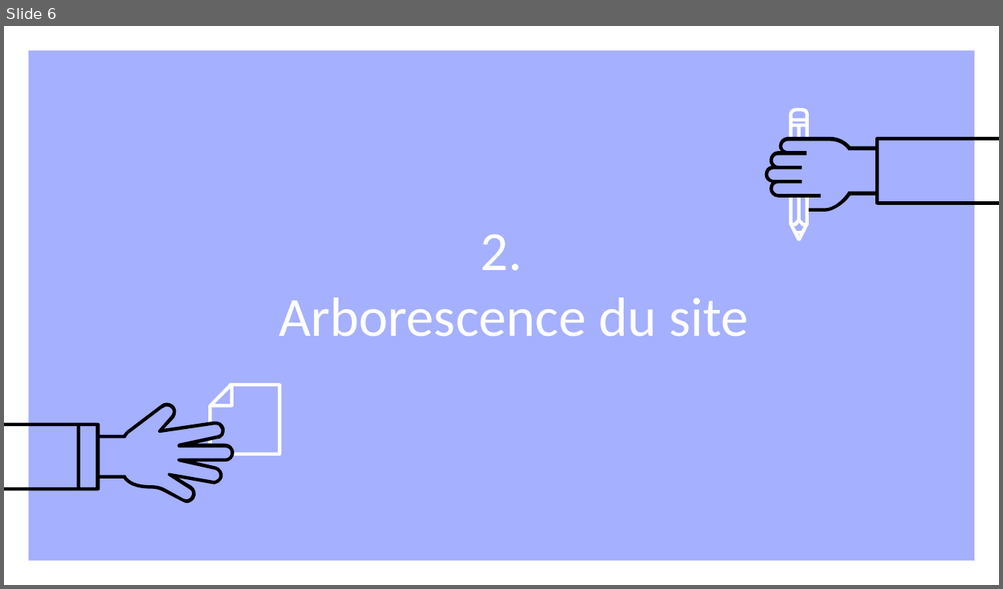
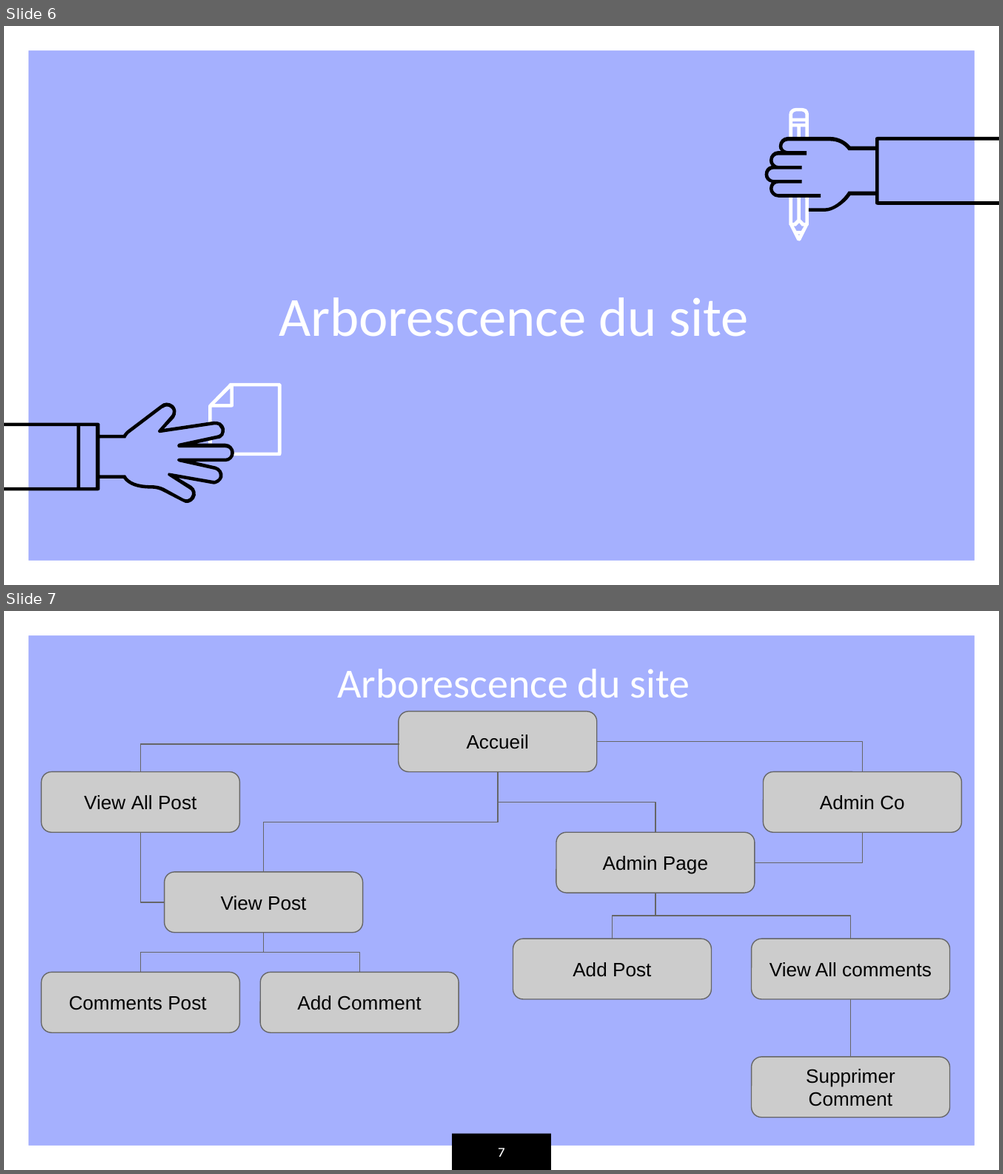
Before and after one commit to WCraW/OpenClassRoomP3, a slide deck: Slide Projet 3.pptx. Shown one above the other, each under a label of ours: slide 6 before the commit, slides 6 and 7 after it. The pictures are 1003x589 and 1003x1174 pixels, drawn with LibreOffice and Linux fonts; fonts in the diff are those of the drawing. Boxes give left, top, right and bottom in pixels: in the first picture for what was removed or moved away, otherwise in the second. Text is boxed around its words. In the diff, an @@ line names an element or a change of style, - is before the commit and + after.

```diff
--- a/Slide Projet 3.pptx
+++ b/Slide Projet 3.pptx
@@ slide 7 added at (x1=4, y1=611, x2=999, y2=1170), background #A5B0FE; not listed: 1 template element that a slide beside it also shows @@
@@ title added at (x1=337, y1=669, x2=690, y2=698), 30 pt, text #FFFFFF @@
+Arborescence du site
@@ rounded rectangle added at (x1=399, y1=712, x2=597, y2=772), fill #CCCCCC, outline #666666 0.75 pt, 14 pt, text #000000 @@
+Accueil
@@ elbow line added from (597, 741) to (862, 772), #666666 0.75 pt @@
@@ elbow line added from (400, 744) to (140, 772), #666666 0.75 pt @@
@@ rounded rectangle added at (x1=42, y1=772, x2=240, y2=833), fill #CCCCCC, outline #666666 0.75 pt, 14 pt, text #000000 @@
+View All Post
@@ elbow line added from (498, 772) to (264, 872), #666666 0.75 pt @@
@@ elbow line added from (498, 772) to (655, 833), #666666 0.75 pt @@
@@ rounded rectangle added at (x1=762, y1=772, x2=961, y2=833), fill #CCCCCC, outline #666666 0.75 pt, 14 pt, text #000000 @@
+Admin Co
@@ elbow line added from (140, 833) to (164, 903), #666666 0.75 pt @@
@@ rounded rectangle added at (x1=556, y1=833, x2=754, y2=894), fill #CCCCCC, outline #666666 0.75 pt, 14 pt, text #000000 @@
+Admin Page
@@ elbow line added from (862, 833) to (754, 863), #666666 0.75 pt @@
@@ rounded rectangle added at (x1=164, y1=872, x2=362, y2=933), fill #CCCCCC, outline #666666 0.75 pt, 14 pt, text #000000 @@
+View Post
@@ elbow line added from (655, 894) to (612, 940), #666666 0.75 pt @@
@@ elbow line added from (655, 894) to (851, 940), #666666 0.75 pt @@
@@ elbow line added from (264, 933) to (140, 972), #666666 0.75 pt @@
@@ elbow line added from (264, 933) to (359, 972), #666666 0.75 pt @@
@@ rounded rectangle added at (x1=513, y1=940, x2=711, y2=1000), fill #CCCCCC, outline #666666 0.75 pt, 14 pt, text #000000 @@
+Add Post
@@ rounded rectangle added at (x1=751, y1=940, x2=949, y2=1000), fill #CCCCCC, outline #666666 0.75 pt, 14 pt, text #000000 @@
+View All comments
@@ rounded rectangle added at (x1=42, y1=972, x2=240, y2=1033), fill #CCCCCC, outline #666666 0.75 pt, 14 pt, text #000000 @@
+Comments Post
@@ rounded rectangle added at (x1=261, y1=972, x2=458, y2=1033), fill #CCCCCC, outline #666666 0.75 pt, 14 pt, text #000000 @@
+Add Comment
@@ elbow line added from (851, 1000) to (851, 1057), #666666 0.75 pt @@
@@ rounded rectangle added at (x1=751, y1=1057, x2=949, y2=1118), fill #CCCCCC, outline #666666 0.75 pt, 14 pt, text #000000 @@
+Supprimer Comment
@@ rectangle added at (x1=452, y1=1133, x2=552, y2=1170), fill #000000 @@
@@ page number added at (x1=498, y1=1148, x2=505, y2=1157), 10 pt, text #FFFFFF @@
+7
@@ slide 6 changed as well @@
@@ title at (x1=481, y1=235, x2=523, y2=271): paragraph removed @@
-2.
```
Also in this commit, not shown: 4 other slides changed, 5 other slides added, 4 slides removed, 1 other file.
